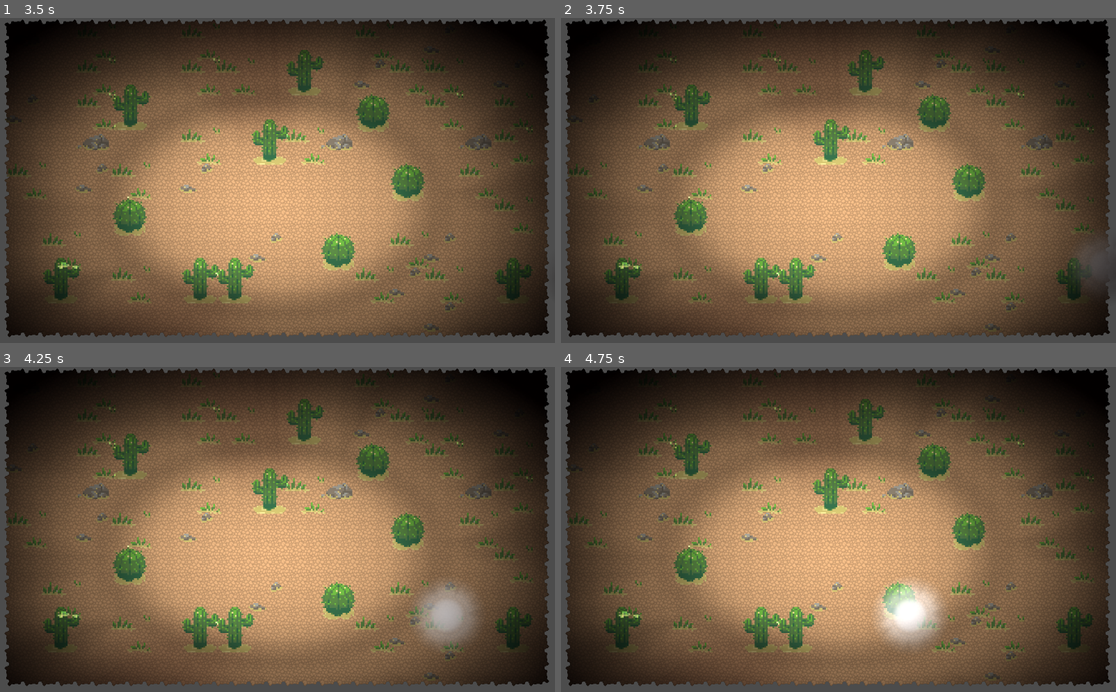
Above: before the commit, frames 1-4 (two rows, left to right).
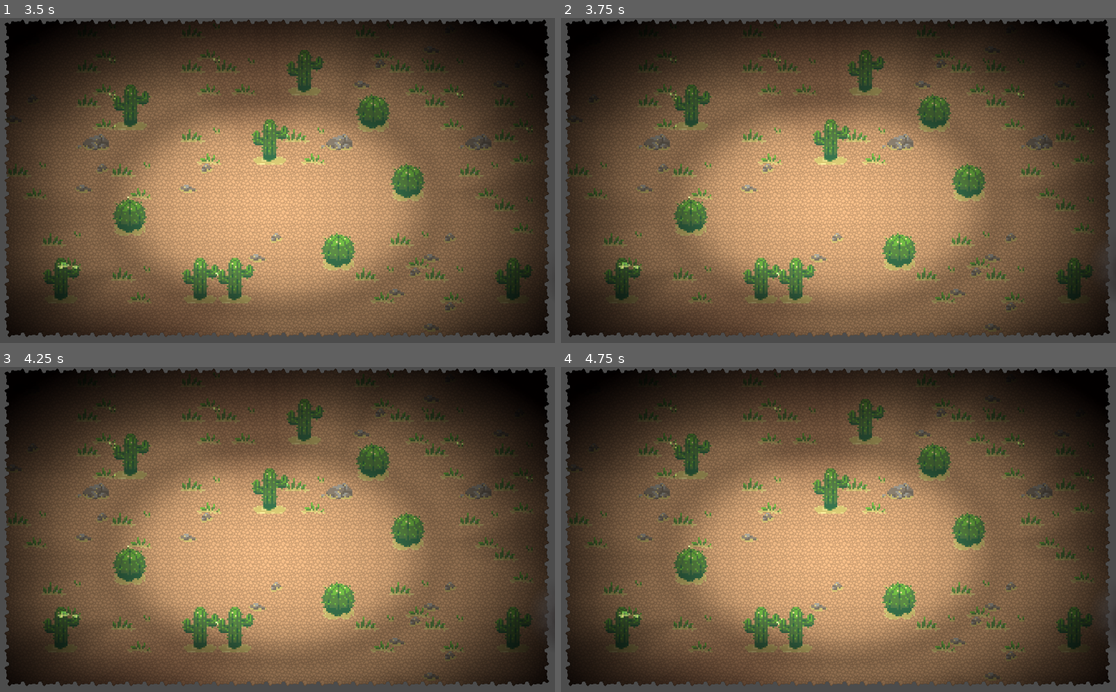
Above: after the commit, the same moments.

Repository: kevinlink123/Red-Queen
Game: Godot game, scene res://Scenes/Map/Base.tscn
Same seed, same stepped clock (60 frames per second), same inputs: the game is played once before the commit and once after it.
Inputs:
- Up to frame 1 (3.5 s): tap Enter at 0.5 s; hold Right (ui_right) 0.53-1.28 s; hold Down (ui_down) 1.28-2.03 s; hold Right (ui_right) 2.03-2.78 s; tap Space at 2.75 s; hold Up (ui_up) from 2.78 s (still down)
- Up to frame 2 (3.75 s): tap Enter at 3.5 s; release Up (ui_up) at 3.53 s; hold Left (ui_left) from 3.53 s (still down)
- Up to frame 3 (4.25 s): keep holding Left (ui_left)
- Up to frame 4 (4.75 s): keep holding Left (ui_left)

Frame 1 is identical in both runs. In frame 2, 0.3% of the frame differs, in the area x 93-98%, y 70-81%; in frame 3, 1.6%; in frame 4, 1.9%, in the area x 56-69%, y 65-87%.

Commit message:
refactor(tileset-demo): changed movement script for player node

Diff:
--- a/TileSet Editor Demo/Scenes/Map/Base.tscn
+++ b/TileSet Editor Demo/Scenes/Map/Base.tscn
@@ -1,9 +1,9 @@
 [gd_scene load_steps=11 format=2]
 
 [ext_resource path="res://Assets/TileSets/RPG Nature Tileset.png" type="Texture" id=1]
-[ext_resource path="res://Assets/TileSets/Free_Desert/Desert1_3x.png" type="Texture" id=2]
-[ext_resource path="res://Assets/Lights/light.png" type="Texture" id=3]
-[ext_resource path="res://Scenes/Map/Light2D.gd" type="Script" id=4]
+[ext_resource path="res://Assets/Lights/light.png" type="Texture" id=2]
+[ext_resource path="res://Scenes/Map/Light2D.gd" type="Script" id=3]
+[ext_resource path="res://Assets/TileSets/Free_Desert/Desert1_3x.png" type="Texture" id=4]
 [ext_resource path="res://Scenes/Player.tscn" type="PackedScene" id=5]
 [ext_resource path="res://Scenes/Player.gd" type="Script" id=6]
 
@@ -117,13 +117,14 @@
 position = Vector2( 0, -8 )
 tile_set = SubResource( 1 )
 cell_size = Vector2( 32, 32 )
+collision_mask = 0
 format = 1
-tile_data = PoolIntArray( 0, 2, 0, 1, 2, 1, 2, 2, 1, 3, 2, 1, 4, 2 …(10734 unchanged characters)…
+tile_data = PoolIntArray( -524294, 0, 0, 0, 2, 0, 1, 2, 1, 2, 2, 1, 3, 2, 1, 4, 2 …(10734 unchanged characters)…
 
 [node name="Light2D" type="Light2D" parent="."]
 position = Vector2( 528, 360 )
 scale = Vector2( 5.70864, 3.70032 )
-texture = ExtResource( 3 )
+texture = ExtResource( 2 )
 texture_scale = 0.23
 energy = 1.16
 shadow_enabled = true
@@ -131,13 +132,14 @@
 shadow_gradient_length = 10.0
 shadow_filter = 4
 shadow_filter_smooth = 58.1
-script = ExtResource( 4 )
+script = ExtResource( 3 )
 __meta__ = {
 "_editor_description_": ""
 }
 
 [node name="Flora" type="TileMap" parent="."]
 tile_set = SubResource( 4 )
+collision_mask = 0
 format = 1
 tile_data = PoolIntArray( 0, 4, 0, 2, 2, 0, 5, 2, 0, 10, 2, 0, 12, 3, 0, 65538, 2, 0, 65541, 2, 0, 65542, 2, 0, 65544,  …(548 unchanged characters)…
 
--- a/TileSet Editor Demo/Scenes/Player.gd
+++ b/TileSet Editor Demo/Scenes/Player.gd
@@ -10,16 +10,23 @@
 
 # Called every frame. 'delta' is the elapsed time since the previous frame.
 func _process(delta):
+	pass;
+
+
+func _physics_process(delta):
+	var up = Input.is_action_pressed("ui_up");
+	var down = Input.is_action_pressed("ui_down");
+	var left = Input.is_action_pressed("ui_left");
+	var right = Input.is_action_pressed("ui_right");
 	var velocity = Vector2();
-	if Input.is_action_pressed("ui_up"):
+
+	if up:
 		velocity.y += -1;
-	if Input.is_action_pressed("ui_down"):
+	if down:
 		velocity.y += 1;
-	if Input.is_action_pressed("ui_left"):
+	if left:
 		velocity.x += -1;
-	if Input.is_action_pressed("ui_right"):
+	if right:
 		velocity.x += 1;
 
-
-	$".".position.y += velocity.y * speed;
-	$".".position.x += velocity.x * speed;
+	move_and_collide(velocity * speed);
--- a/TileSet Editor Demo/Scenes/Player.tscn
+++ b/TileSet Editor Demo/Scenes/Player.tscn
@@ -7,11 +7,11 @@
 
 [node name="Player" type="KinematicBody2D"]
 
+[node name="CollisionShape2D" type="CollisionShape2D" parent="."]
+position = Vector2( 432, 432 )
+shape = SubResource( 1 )
+
 [node name="Sprite" type="Sprite" parent="."]
 position = Vector2( 436, 436 )
 scale = Vector2( 0.148438, 0.148438 )
 texture = ExtResource( 1 )
-
-[node name="CollisionShape2D" type="CollisionShape2D" parent="."]
-position = Vector2( 432, 432 )
-shape = SubResource( 1 )
--- a/TileSet Editor Demo/project.godot
+++ b/TileSet Editor Demo/project.godot
@@ -19,6 +19,10 @@
 run/main_scene="res://Scenes/Map/Base.tscn"
 config/icon="res://icon.png"
 
+[physics]
+
+2d/physics_engine="GodotPhysics"
+
 [rendering]
 
 environment/default_environment="res://default_env.tres"
Not shown: 5 places in TileSet Editor Demo/Scenes/Map/Base.tscn that only renumber resources
